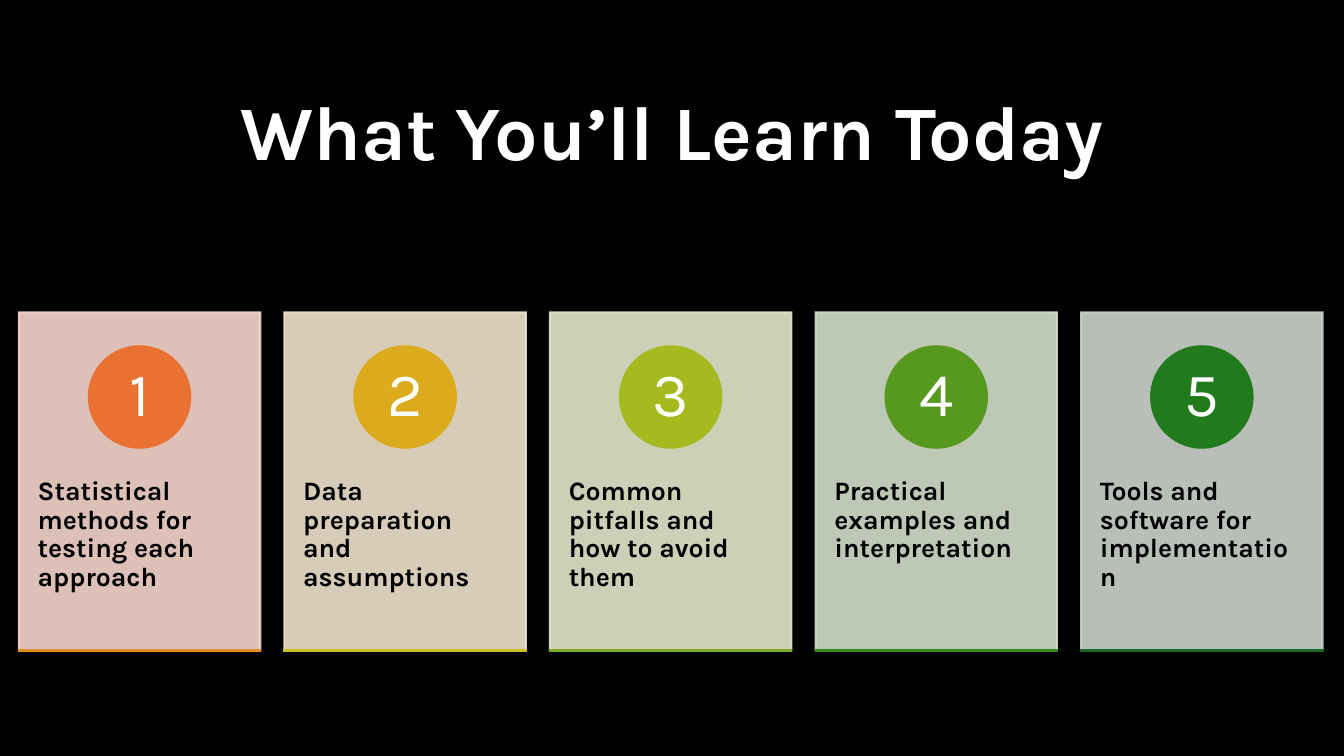
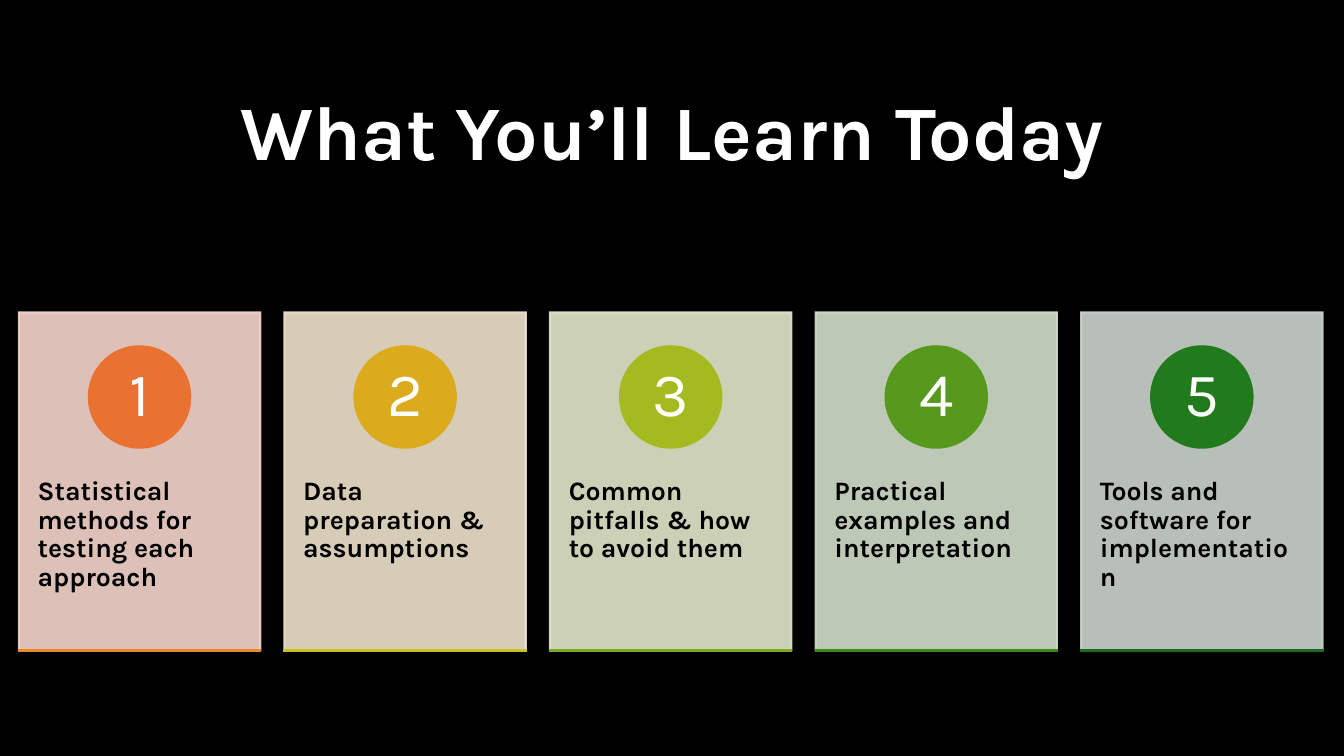
Before and after one commit to EwokOzwok/Data-Analysis-II---CBHPAR-Seminar, a slide deck: slide 2 of Data Analysis II - Mediation and Moderation.pptx. Drawn at 1344x756 pixels with LibreOffice and Linux fonts; fonts in the diff are those of the drawing; background and template pictures are left out. Boxes give left, top, right and bottom in pixels: in the first picture for what was removed or moved away, otherwise in the second. Text is boxed around its words. In the diff, an @@ line names an element or a change of style, - is before the commit and + after.

```diff
--- a/Data Analysis II - Mediation and Moderation.pptx
+++ b/Data Analysis II - Mediation and Moderation.pptx
@@ text at <box>303,482,469,564</box>: text changed @@
-Data preparation and assumptions
+Data preparation & assumptions
@@ text at <box>569,482,751,558</box>: text changed @@
-Common pitfalls and how to avoid them
+Common pitfalls & how to avoid them
```
Also in this commit, not shown: 2 other slides changed, 1 other file.
